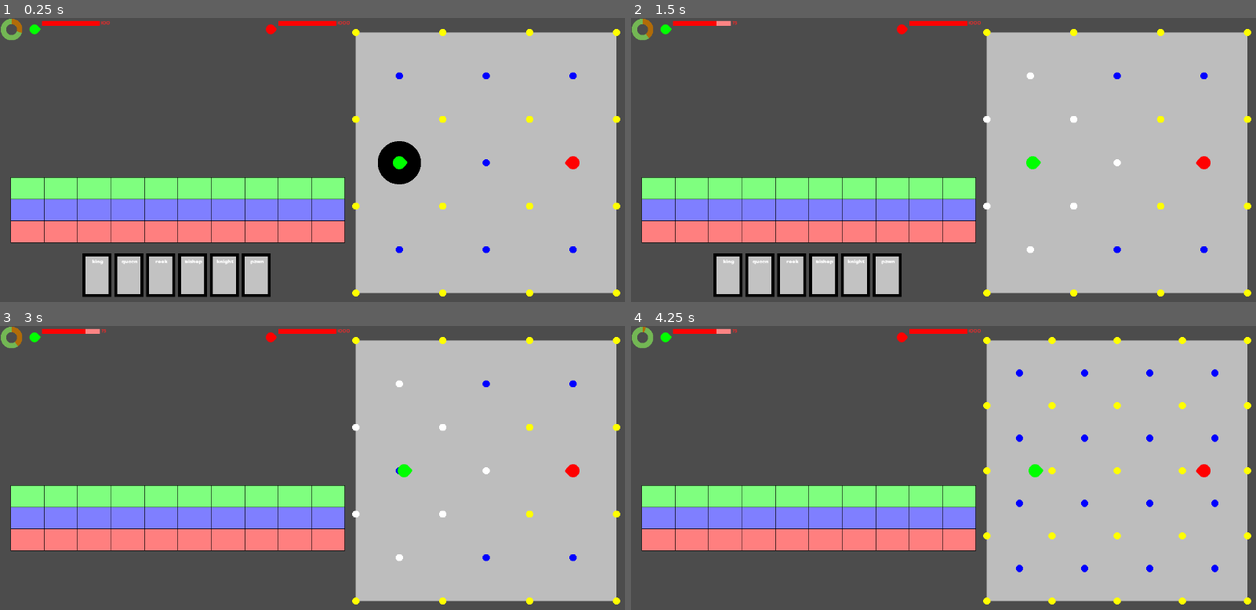
Above: before the commit, frames 1-4 (two rows, left to right).
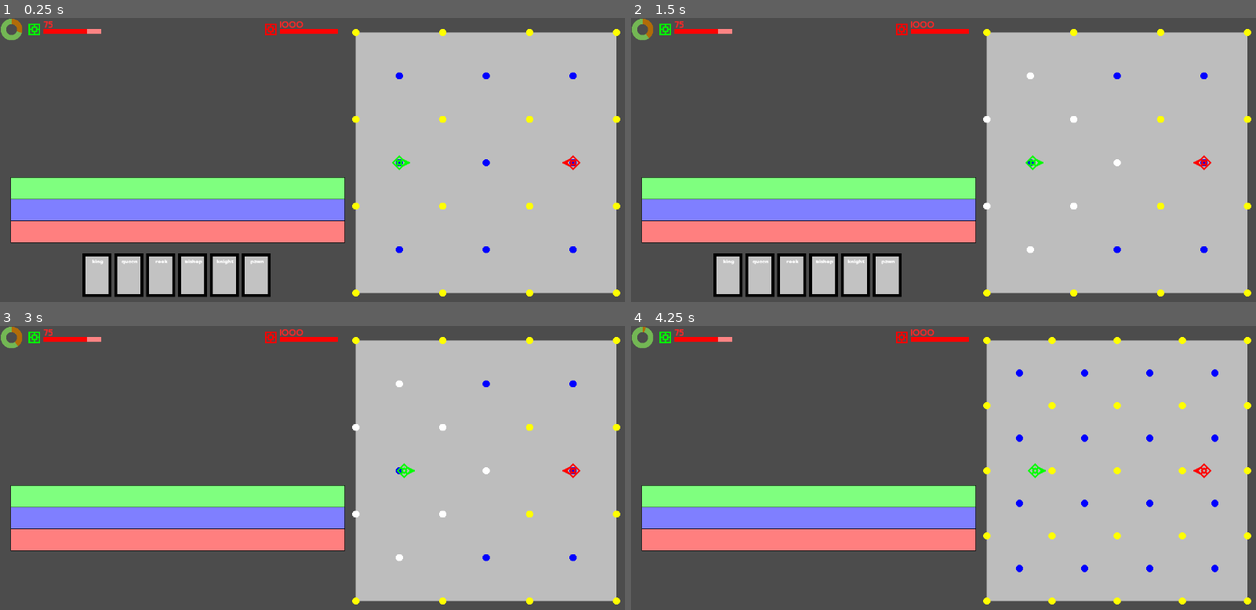
Above: after the commit, the same moments.

Repository: Pe3Hu/kanikani
Game: Godot game, scene res://scenes/Game.tscn
Two runs of this game, one before a commit and one after it. Both use one fixed random seed, a clock stepped at 60 frames per second and the inputs below.
Inputs (mouse positions are in pixels of both pictures, inside the frame that each line leads up to):
- Up to frame 1 (0.25 s): no input
- Up to frame 2 (1.5 s): click (731, 273) at 0.52 s; tap Enter at 1.25 s; move the mouse to (1081, 148) at 1.27 s; hold D from 1.28 s (still down); tap Q at 1.35 s; click (1081, 148) at 1.42 s
- Up to frame 3 (3 s): tap Space at 2 s; move the mouse to (187, 485) at 2.02 s; release D at 2.03 s; hold S 2.03-2.78 s; tap E at 2.1 s; tap Enter at 2.75 s; move the mouse to (375, 408) at 2.77 s; hold D from 2.78 s (still down); tap 1 at 2.85 s
- Up to frame 4 (4.25 s): tap Space at 3.5 s; move the mouse to (912, 527) at 3.52 s; release D at 3.53 s; hold W from 3.53 s (still down); tap Q at 3.6 s; click (912, 527) at 3.67 s

The runs differ from the first frame. In frame 1, 2.0% of the frame differs, in the area x 4-93%, y 0-80%; in frame 2, 1.3%; in frame 3, 1.3%; in frame 4, 1.3%.

Commit message:
update version 0.0052
1. rotate, move, layer assets added
2. Act scene added
3. _process rework

Diff:
--- /dev/null
+++ b/scenes/Act.tscn
@@ -0,0 +1,15 @@
+[gd_scene load_steps=4 format=2]
+
+[ext_resource path="res://assets/dancers/dancer_icon_1.png" type="Texture" id=1]
+[ext_resource path="res://assets/effects/move/king.png" type="Texture" id=2]
+[ext_resource path="res://scripts/Act.gd" type="Script" id=3]
+
+[node name="Act" type="Node2D"]
+script = ExtResource( 3 )
+
+[node name="Dancer" type="Sprite" parent="."]
+texture = ExtResource( 1 )
+
+[node name="Effect" type="Sprite" parent="."]
+texture = ExtResource( 2 )
+offset = Vector2( 32, 0 )
--- a/scenes/DancerMap.tscn
+++ b/scenes/DancerMap.tscn
@@ -1,6 +1,6 @@
 [gd_scene load_steps=3 format=2]
 
-[ext_resource path="res://assets/dancer.png" type="Texture" id=1]
+[ext_resource path="res://assets/dancers/dancer_arrow.png" type="Texture" id=1]
 [ext_resource path="res://scripts/DancerMap.gd" type="Script" id=2]
 
 [node name="DancerMap" type="Area2D"]
@@ -8,7 +8,8 @@
 
 [node name="Sprite" type="Sprite" parent="."]
 modulate = Color( 0.988235, 0.988235, 0.988235, 1 )
+rotation = 0.785398
 texture = ExtResource( 1 )
 
 [node name="CollisionPolygon2D" type="CollisionPolygon2D" parent="."]
-polygon = PoolVector2Array( 17, 0, 17, -3, 6, -14, -6, -14, -14, -6, -14, 5, -7, 14, 6, 14, 17, 2, 17, 0 )
+polygon = PoolVector2Array( 0, -16, -16, 0, 0, 16, 23, 0 )
--- a/scenes/DancerUI.tscn
+++ b/scenes/DancerUI.tscn
@@ -1,12 +1,12 @@
 [gd_scene load_steps=6 format=2]
 
-[ext_resource path="res://assets/dancer.png" type="Texture" id=1]
+[ext_resource path="res://assets/dancers/dancer_icon_1.png" type="Texture" id=1]
 [ext_resource path="res://assets/fonts/ALBA____.TTF" type="DynamicFontData" id=2]
 [ext_resource path="res://assets/bars/bar_120_10.png" type="Texture" id=3]
 [ext_resource path="res://scripts/DancerUI.gd" type="Script" id=4]
 
 [sub_resource type="DynamicFont" id=1]
-size = 10
+size = 20
 use_filter = true
 extra_spacing_space = 4
 font_data = ExtResource( 2 )
@@ -20,10 +20,9 @@
 texture = ExtResource( 1 )
 
 [node name="BarHealth" type="TextureProgress" parent="."]
-margin_left = 17.0
-margin_top = -17.0
-margin_right = 137.0
-margin_bottom = -7.0
+margin_left = 20.0
+margin_right = 140.0
+margin_bottom = 10.0
 value = 100.0
 texture_under = ExtResource( 3 )
 texture_progress = ExtResource( 3 )
@@ -33,10 +32,10 @@
 
 [node name="LabelHealth" type="Label" parent="."]
 modulate = Color( 1, 0.152941, 0.152941, 1 )
-margin_left = 139.0
-margin_top = -20.0
-margin_right = 153.0
-margin_bottom = -3.0
+margin_left = 19.0
+margin_top = -23.0
+margin_right = 45.0
+margin_bottom = 9.0
 custom_fonts/font = SubResource( 1 )
 text = "199"
 
--- a/scenes/Game.tscn
+++ b/scenes/Game.tscn
@@ -37,6 +37,8 @@
 [node name="Timeflow" type="Node2D" parent="."]
 script = ExtResource( 4 )
 
+[node name="Acts" type="Node" parent="Timeflow"]
+
 [node name="UIDancers" type="Node" parent="."]
 
 [connection signal="timeout" from="Timer" to="." method="_on_Timer_timeout"]
--- /dev/null
+++ b/scripts/Act.gd
@@ -0,0 +1,30 @@
+extends Node2D
+
+
+func set_sprites(act_):
+	set_dancer(act_.obj.dancer)
+	set_effect(act_)
+
+func set_dancer(dancer_):
+	var sprite = get_node("Dancer")
+	sprite.modulate = dancer_.color.background
+
+func set_effect(act_):
+	var sprite = get_node("Effect")
+	var path = "res://assets/effects/"
+	var name_ = ".png"
+
+	match act_.obj.effect.word.content:
+		"rotate":
+			name_ = act_.obj.effect.word.content+name_
+		"move":
+			path += act_.obj.effect.word.content+"/"
+			name_ = act_.obj.pas.word.chesspiece+name_
+			print(path)
+			print(name_)
+
+	var texture = ImageTexture.new()
+	var image = Image.new()
+	image.load(path+name_)
+	texture.create_from_image(image)
+	sprite.texture = texture
--- a/scripts/Classes_3.gd
+++ b/scripts/Classes_3.gd
@@ -15,9 +15,9 @@
 
 		match word.content:
 			"rotate":
-				num.value *= Global.obj.timeflow.num.tick
+				num.value *= Global.obj.timeflow.num.delta
 			"move":
-				num.value *= Global.obj.timeflow.num.tick
+				num.value *= Global.obj.timeflow.num.delta
 				obj.object.obj.dot.obj.dancer = null
 				obj.object.obj.dot = null
 				pass
@@ -40,6 +40,7 @@
 	var vec = {}
 	var obj = {}
 	var color = {}
+	var scene = {}
 
 	func _init(input_):
 		obj.cord = input_.cord
@@ -55,12 +56,21 @@
 		vec.position = input_.position
 		num.r = Global.num.ballroom.a/4
 		color.current = Color.white
+		init_scenes()
+
+	func init_scenes():
+		scene.act = Global.scene.act.instance()
+		Global.node.Acts.add_child(scene.act)
+		scene.act.position = vec.position
+		scene.act.set_sprites(self)
 
 	func shift(vec_):
 		vec.position.x += vec_.x
 
 		if vec.position.x <= obj.timeflow.num.begin:
 			vec.position.x = obj.timeflow.num.begin
+
+		scene.act.position = vec.position
 
 	func die():
 		if obj.effect.word.cast == "splash":
@@ -72,6 +82,8 @@
 		#print(obj.dancer.vec.eye)
 		var pause = obj.cord.dict.pause[num.end]
 		pause.erase(self)
+		#Global.node.Acts.queue_free(scene.act)
+		scene.act.queue_free()
 
 class Cord:
 	var word = {}
@@ -145,8 +157,7 @@
 	func _init():
 		num.time = {}
 		num.time.current = 0
-		num.tick = Global.node.Timer.wait_time#*Global.node.TimeBar.max_value
-		num.shift = Global.num.dent.x*num.tick
+		num.shift = Global.num.dent.x
 		arr.timeline = []
 		init_cords()
 		init_dents()
@@ -183,17 +194,18 @@
 
 		num.end = input.vertexs.front().x
 
-	func tick(repeats_):
-		var timeskip = num.tick*repeats_
+	func tick(delta_):
+		num.delta = delta_
+		var timeskip = delta_
 
 		if arr.timeline.size() > 0:
 			var time = get_closest_act().value
 
-			if time < timeskip + num.time.current:
+			if time < delta_+num.time.current:
 				timeskip = time-num.time.current
 
 			num.time.current += timeskip
-			var shift = Vector2(-num.shift*timeskip/num.tick,0)
+			var shift = Vector2(-num.shift*timeskip,0)
 
 			for dent in arr.dent:
 				dent.shift(shift)
--- a/scripts/DancerMap.gd
+++ b/scripts/DancerMap.gd
@@ -1,10 +1,5 @@
 extends Area2D
 
-
-var obj = {}
-
-func _ready():
-	pass
 
 func set_color(color_):
 	var sprite = get_node("Sprite")
--- a/scripts/Game.gd
+++ b/scripts/Game.gd
@@ -42,16 +42,18 @@
 			Global.node.Hand.visible = !Global.node.Hand.visible
 
 func _process(delta):
-	pass
+
+	if Global.flag.timeflow:
+		Global.obj.timeflow.tick(delta)
+
+		if Global.obj.keys().has("ballroom"):
+			for exam in Global.obj.ballroom.arr.exam:
+				exam.obj.challenge.tick()
+	#print(delta,"FPS " + String(Engine.get_frames_per_second()))
 
 func _on_Timer_timeout():
 	if Global.flag.timeflow:
 		Global.node.TimeBar.value += 1
-		Global.obj.timeflow.tick(1)
 
 		if Global.node.TimeBar.value >= Global.node.TimeBar.max_value:
 			Global.node.TimeBar.value -= Global.node.TimeBar.max_value
-
-			if Global.obj.keys().has("ballroom"):
-				for exam in Global.obj.ballroom.arr.exam:
-					exam.obj.challenge.tick()
--- a/scripts/Global.gd
+++ b/scripts/Global.gd
@@ -155,6 +155,13 @@
 	arr.pas = ["left rotate","right rotate","move forward"]
 	arr.cord = ["slow","standart","fast"]
 
+func init_scene():
+	scene.dancer = {}
+	scene.dancer.map = preload("res://scenes/DancerMap.tscn")
+	scene.dancer.ui = preload("res://scenes/DancerUI.tscn")
+	scene.card = preload("res://scenes/Card.tscn")
+	scene.act = preload("res://scenes/Act.tscn")
+
 func init_node():
 	node.Timer = get_node("/root/Game/Timer")
 	node.TimeBar = get_node("/root/Game/TimeBar")
@@ -162,6 +169,7 @@
 	node.Hand = get_node("/root/Game/Easel/Hand")
 	node.MapDancers = get_node("/root/Game/Ballroom/MapDancers")
 	node.UIDancers = get_node("/root/Game/UIDancers")
+	node.Acts = get_node("/root/Game/Timeflow/Acts")
 
 func init_flag():
 	flag.click = false
@@ -222,12 +230,6 @@
 		var path = "res://assets/fonts/"+name+".TTF"
 		dict.font[name].font_data = load(path)
 		dict.font[name].size = num.pas.label
-
-func init_scene():
-	scene.dancer = {}
-	scene.dancer.map = preload("res://scenes/DancerMap.tscn")
-	scene.dancer.ui = preload("res://scenes/DancerUI.tscn")
-	scene.card = preload("res://scenes/Card.tscn")
 
 func _ready():
 	init_dict()
--- a/scripts/TimeflowDraw.gd
+++ b/scripts/TimeflowDraw.gd
@@ -13,12 +13,8 @@
 			if key == "slow":
 				draw_line(cord.arr.vertex[2],cord.arr.vertex[3],cord.color.line,cord.num.weight)
 
-			for pause in cord.dict.pause.keys():
-				for act in cord.dict.pause[pause]:
-					draw_circle(act.vec.position, act.num.r, act.color.current)
-
-		for dent in Global.obj.timeflow.arr.dent:
-			draw_line(dent.arr.vertex.front(),dent.arr.vertex.back(),dent.color.line,dent.num.weight)
+		#for dent in Global.obj.timeflow.arr.dent:
+		#	draw_line(dent.arr.vertex.front(),dent.arr.vertex.back(),dent.color.line,dent.num.weight)
 
 func _process(delta):
 
Binary file removed: assets/dancer.png
Binary file added: assets/dancers/dancer_arrow.png
Not shown, changed: assets/dancers/dancer_arrow.png.import
Binary file added: assets/dancers/dancer_icon.png
Not shown, added: assets/dancers/dancer_icon.png.import
Binary file added: assets/dancers/dancer_icon_0.png
Not shown, added: assets/dancers/dancer_icon_0.png.import
Binary file added: assets/dancers/dancer_icon_1.png
Not shown, added: assets/dancers/dancer_icon_1.png.import
Binary file added: assets/effects/move/bishop.png
Not shown, added: assets/effects/move/bishop.png.import
Binary file added: assets/effects/move/king.png
(and 23 more such lines)
